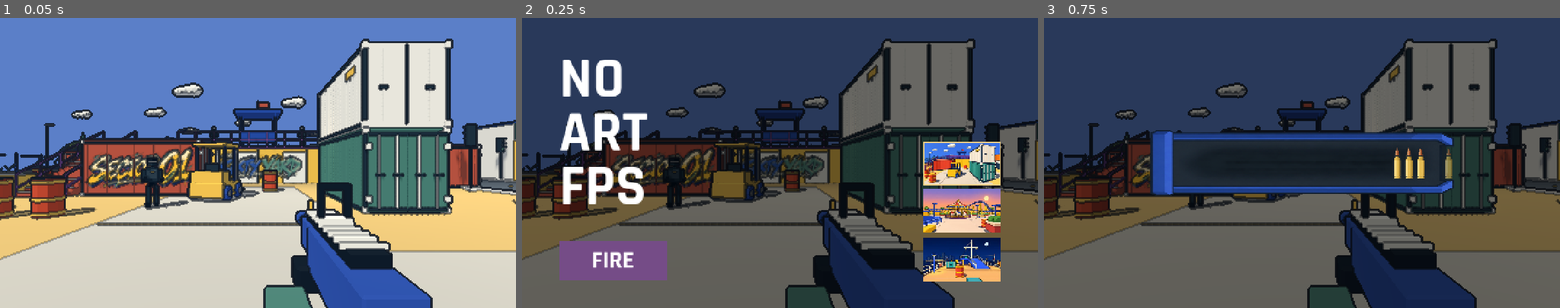
Above: before the commit, frames 1-3 (left to right).
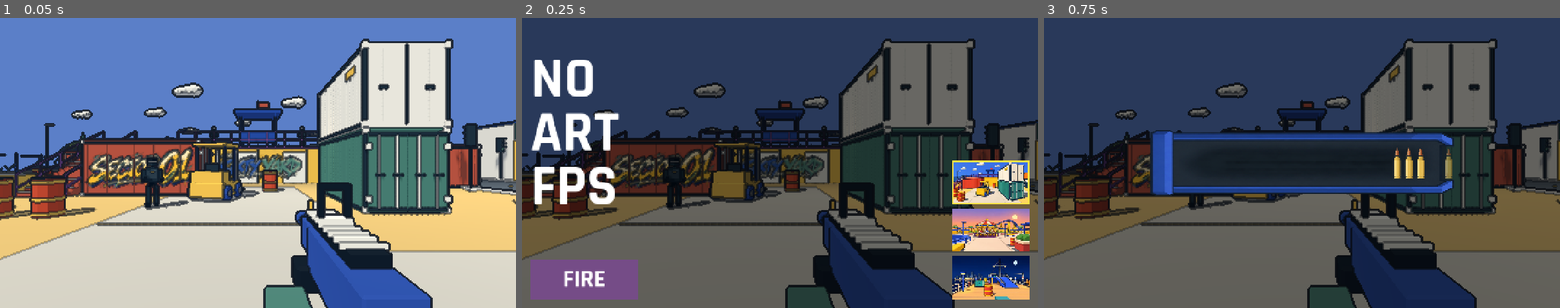
Above: after the commit, the same moments.

Repository: YicongCao/No-Art-FPS
Game: Godot game, scene res://scenes/main.tscn
Same seed, same stepped clock (60 frames per second), same inputs: the game is played once before the commit and once after it. Sound files missing from this copy of the repository are replaced by a short silence.
Inputs:
- Up to frame 1 (0.05 s): no input
- Up to frame 2 (0.25 s): no input
- Up to frame 3 (0.75 s): click "FIRE" at 0.5 s

Frame 1 is identical in both runs. In frame 2, 18% of the frame differs, in the area x 1-99%, y 14-98%; in frame 3, nothing differs.

Commit message:
Align title controls to the safe area and match browser chrome to the sky

Diff:
--- a/scripts/game.gd
+++ b/scripts/game.gd
@@ -110,9 +110,8 @@
 	spark_mesh.radial_segments = 6
 	spark_mesh.rings = 3
 	trace_mesh.size = Vector3.ONE
-	if touch_mode:
-		get_window().content_scale_aspect = Window.CONTENT_SCALE_ASPECT_EXPAND
-		get_window().content_scale_size = Vector2i(960,540)
+	get_window().content_scale_aspect = Window.CONTENT_SCALE_ASPECT_EXPAND
+	if touch_mode:get_window().content_scale_size = Vector2i(960,540)
 	process_physics_priority = -100
 	qa_mode = "--qa" in OS.get_cmdline_user_args()
 	rng.seed = 61105
@@ -516,10 +515,10 @@
 	Input.mouse_mode = Input.MOUSE_MODE_VISIBLE
 
 func _process(delta: float) -> void:
-	if touch_mode and web_ui_state!=state:
+	if OS.has_feature("web") and web_ui_state!=state:
 		web_ui_state = state
 		JavaScriptBridge.eval("window.noArtState("+JSON.stringify(state)+")")
-		JavaScriptBridge.eval("window.noArtMode("+JSON.stringify("defuse" if rules.mission else "arena")+")")
+		if touch_mode:JavaScriptBridge.eval("window.noArtMode("+JSON.stringify("defuse" if rules.mission else "arena")+")")
 	if OS.has_feature("web") and state=="CAPTURING":
 		if Input.mouse_mode==Input.MOUSE_MODE_CAPTURED:
 			web_capture_wait = 0
--- a/scripts/hud.gd
+++ b/scripts/hud.gd
@@ -41,6 +41,8 @@
 var music_slider: HSlider
 var fire_button: Button
 var title_frame: ImageTexture
+var title_gutter_ratios = Vector3.ZERO
+var web_title_layout_callback: JavaScriptObject
 var results_frame: ImageTexture
 var results_frame_pending = false
 var results_frame_ticket = 0
@@ -171,10 +173,34 @@
 	loading_cover.material.set_shader_parameter("opening_frame",title_frame)
 	loading_cover.material.set_shader_parameter("shade_opacity",TITLE_SHADE_OPACITY)
 	sync_loading_cover()
+	if OS.has_feature("web"):
+		# Reuse the existing opening capture and avoid the mast or sun skewing the tint.
+		var samples: Array[Color] = []
+		for i in range(7):
+			samples.append(image.get_pixel(roundi(image.get_width()*(.14+i*.12)),0))
+		samples.sort_custom(func(a: Color,b: Color):return a.get_luminance()<b.get_luminance())
+		var sky = samples[3]
+		var menu_sky = sky.darkened(TITLE_SHADE_OPACITY)
+		JavaScriptBridge.eval("window.noArtSetSky?.('#%s','#%s')"%[menu_sky.to_html(false),sky.to_html(false)])
+
+func update_web_title_layout(args: Array) -> void:
+	var next = Vector3(args[0],args[1],args[2])
+	if next==title_gutter_ratios:return
+	title_gutter_ratios = next
+	if menu_state=="TITLE":menu_size = Vector2.ZERO
+
+func title_gutters() -> Vector3:
+	if title_gutter_ratios==Vector3.ZERO:return Vector3(24,24,24)
+	return title_gutter_ratios*Vector3(size.x,size.x,size.y)
 
 func _ready() -> void:
 	set_anchors_and_offsets_preset(Control.PRESET_FULL_RECT)
 	mouse_filter = Control.MOUSE_FILTER_IGNORE
+	if OS.has_feature("web"):
+		web_title_layout_callback = JavaScriptBridge.create_callback(update_web_title_layout)
+		var browser = JavaScriptBridge.get_interface("window")
+		browser.noArtTitleLayoutChanged = web_title_layout_callback
+		JavaScriptBridge.eval("window.noArtSyncTitleLayout?.()")
 	font = preload("res://assets/fonts/Rajdhani-Bold.ttf")
 	vignette = ColorRect.new()
 	vignette.set_anchors_and_offsets_preset(Control.PRESET_FULL_RECT)
@@ -343,8 +369,8 @@
 		outline.mouse_filter = Control.MOUSE_FILTER_IGNORE
 		var border = StyleBoxFlat.new()
 		border.draw_center = false
-		border.set_border_width_all(2)
-		border.border_color = GOLD
+		border.set_border_width_all(4)
+		border.border_color = Color("ffe445")
 		outline.add_theme_stylebox_override("panel",border)
 		card.add_child(outline)
 		outline.set_anchors_and_offsets_preset(Control.PRESET_FULL_RECT)
@@ -360,7 +386,10 @@
 	menu_size = size
 	var c = size*.5
 	if menu_state == "TITLE":
-		fire_button = menu_button("FIRE",Rect2(64 if game.touch_mode else 104,size.y-156 if game.touch_mode else size.y-188,260 if game.touch_mode else 300,100 if game.touch_mode else 112),"play",false,"Enter")
+		var gutters = title_gutters()
+		var bottom = size.y-gutters.z
+		var fire_height = 100 if game.touch_mode else 112
+		fire_button = menu_button("FIRE",Rect2(gutters.x,bottom-fire_height,260 if game.touch_mode else 300,fire_height),"play",false,"Enter")
 		fire_button.name = "fire"
 		fire_button.disabled = game.switching_session
 		fire_button.add_theme_font_size_override("font_size",68)
@@ -383,8 +412,7 @@
 		var width = 176.0 if game.touch_mode else 216.0
 		var height = width*9/16
 		var gap = 10.0 if game.touch_mode else 12.0
-		var right = size.x-(64 if game.touch_mode else 104)
-		var bottom = size.y-(56 if game.touch_mode else 76)
+		var right = size.x-gutters.y
 		var yard_card = map_button("MapYard","货场","arena",YARD_THUMBNAIL,
 			Rect2(right-width,bottom-3*height-2*gap,width,height),game.title_session_id=="score_attack")
 		var park_card = map_button("MapPark","夕阳游乐园","amusement_park",PARK_THUMBNAIL,
@@ -586,8 +614,9 @@
 		return
 	if state == "TITLE":
 		var words = ["NO","ART","FPS"]
+		var left = title_gutters().x
 		for i in range(words.size()):
-			var pos = Vector2(64,116+i*100) if game.touch_mode else Vector2(104,220+i*150)
+			var pos = Vector2(left,116+i*100) if game.touch_mode else Vector2(left,220+i*150)
 			draw_string(font,pos,words[i],HORIZONTAL_ALIGNMENT_LEFT,-1,106 if game.touch_mode else 160,Color.WHITE)
 		return
 	if state == "RESULTS":
--- a/tests/map_selector_check.gd
+++ b/tests/map_selector_check.gd
@@ -18,7 +18,11 @@
 	assert(game.title_frame_ready and game.nav_ready and game.session==YardSession)
 	assert(game.hud.fire_button.text=="FIRE")
 	assert(game.hud.menu.get_child_count()==4)
-	assert(game.hud.menu.get_node("MapYard/Selected"))
+	var selected = game.hud.menu.get_node("MapYard/Selected")
+	assert(selected.get_theme_stylebox("panel").border_width_left==4)
+	var fire: Rect2 = game.hud.fire_button.get_rect()
+	var last_card: Rect2 = game.hud.menu.get_node("MapFerry").get_rect()
+	assert(is_equal_approx(fire.end.y,last_card.end.y),"FIRE and the last map share a baseline")
 	var old_frame = game.hud.title_frame
 	var park_card = game.hud.menu.get_node("MapPark")
 	assert(park_card.text.is_empty() and not park_card.accessibility_name.is_empty())
